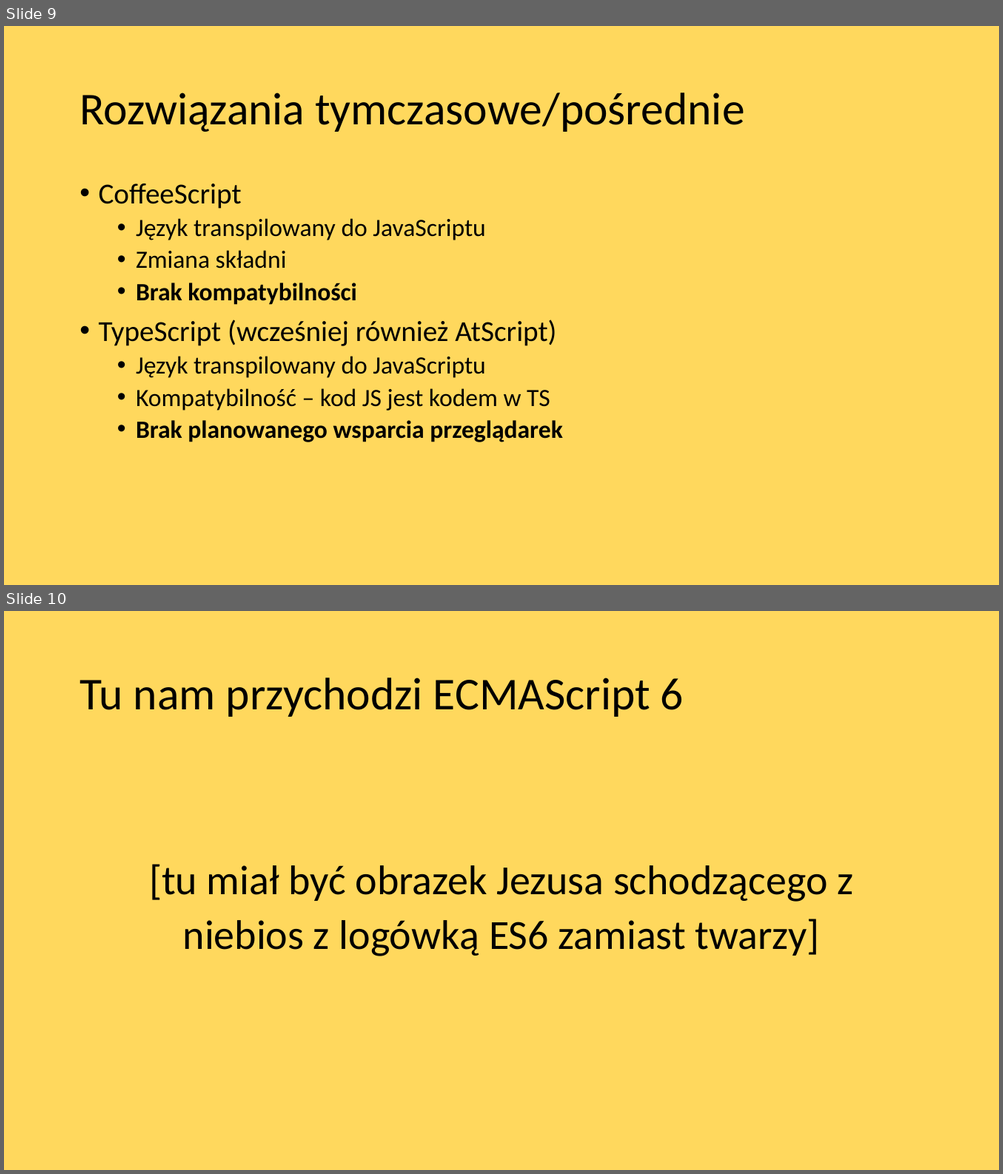
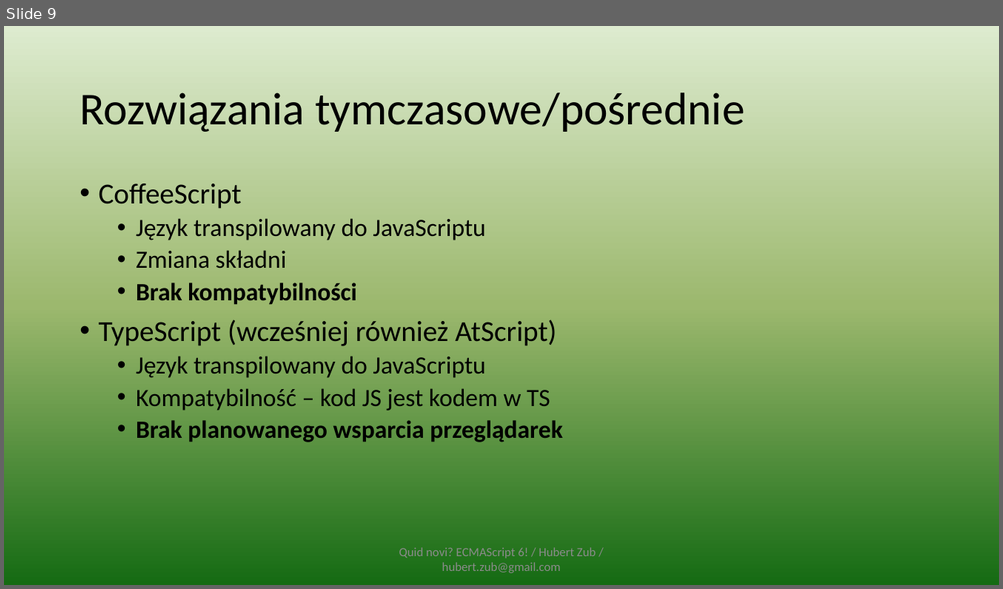
Before and after one commit to hubertzubtt/es6meetjs, a slide deck: prez.pptx. Shown one above the other, each under a label of ours: slides 9 and 10 before the commit, slide 9 after it. The pictures are 1003x1174 and 1003x589 pixels, drawn with LibreOffice and Linux fonts; fonts in the diff are those of the drawing. Boxes give left, top, right and bottom in pixels: in the first picture for what was removed or moved away, otherwise in the second. Text is boxed around its words. In the diff, an @@ line names an element or a change of style, - is before the commit and + after.

```diff
--- a/prez.pptx
+++ b/prez.pptx
@@ slide 10 removed at bbox=[4, 611, 999, 1170], background #FFD85D @@
@@ title removed at bbox=[79, 678, 683, 717] @@
-Tu nam przychodzi ECMAScript 6
@@ text removed at bbox=[149, 864, 853, 957] @@
-[tu miał być obrazek Jezusa schodzącego z
-niebios z logówką ES6 zamiast twarzy]
@@ slide 9 changed as well @@
@@ background #FFD85D to gradient #DDEBCF to #9CB86E to #156B13 @@
@@ text added at bbox=[399, 548, 595, 574], 12 pt, text #8C8C8C @@
+Quid novi? ECMAScript 6! / Hubert Zub / hubert.zub@gmail.com
```
Also in this commit, not shown: 30 other slides changed, 9 slides added, 3 other slides removed, 4 other files.
